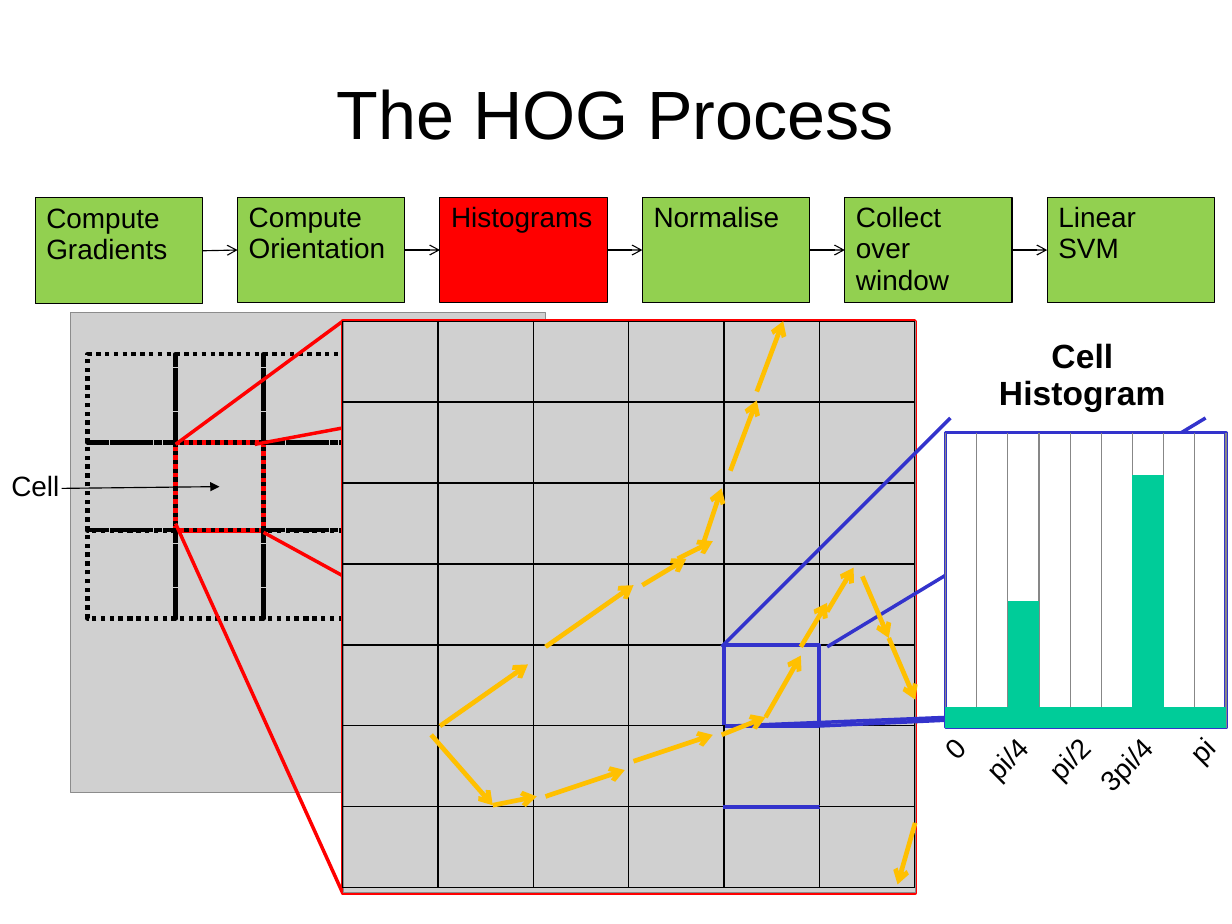
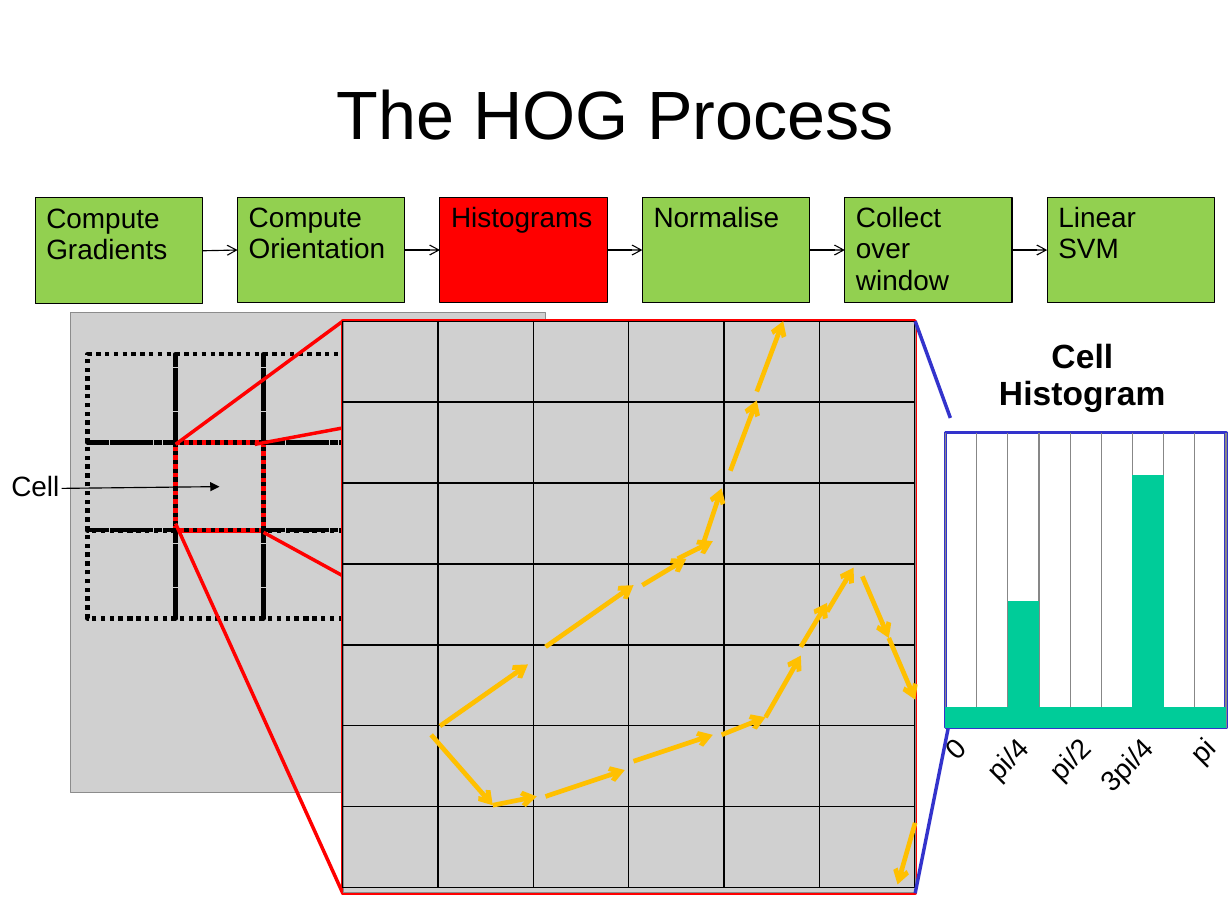
Before and after one commit to jgac1g08/OrientedGrads, a slide deck: slide 10 of HOGPres1.pptx (slide 11 before the commit). Drawn at 1232x924 pixels with LibreOffice and Linux fonts; fonts in the diff are those of the drawing; grey boxes stand for pictures. Boxes give left, top, right and bottom in pixels: in the first picture for what was removed or moved away, otherwise in the second. Text is boxed around its words. In the diff, an @@ line names an element or a change of style, - is before the commit and + after.

```diff
--- a/HOGPres1.pptx
+++ b/HOGPres1.pptx
@@ line moved from (722, 647) - (950, 418) to (916, 321) - (950, 418) @@
@@ line removed from (827, 647) to (1206, 418) @@
@@ line removed from (818, 727) to (1206, 709) @@
@@ line moved from (731, 727) - (950, 718) to (916, 893) - (950, 718) @@
```
Also in this commit, not shown: 4 other slides changed, 1 slide added, 7 slides removed.
